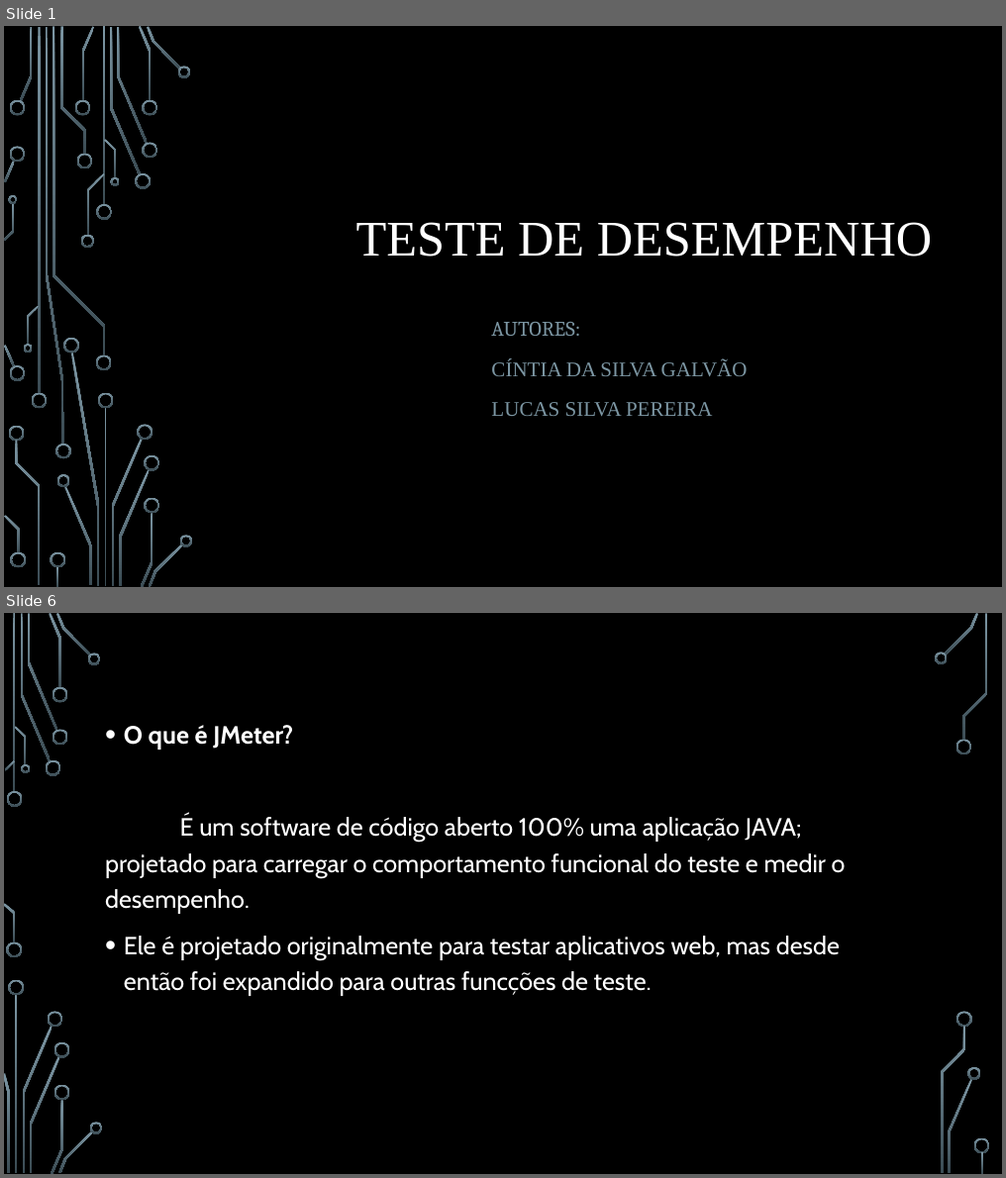
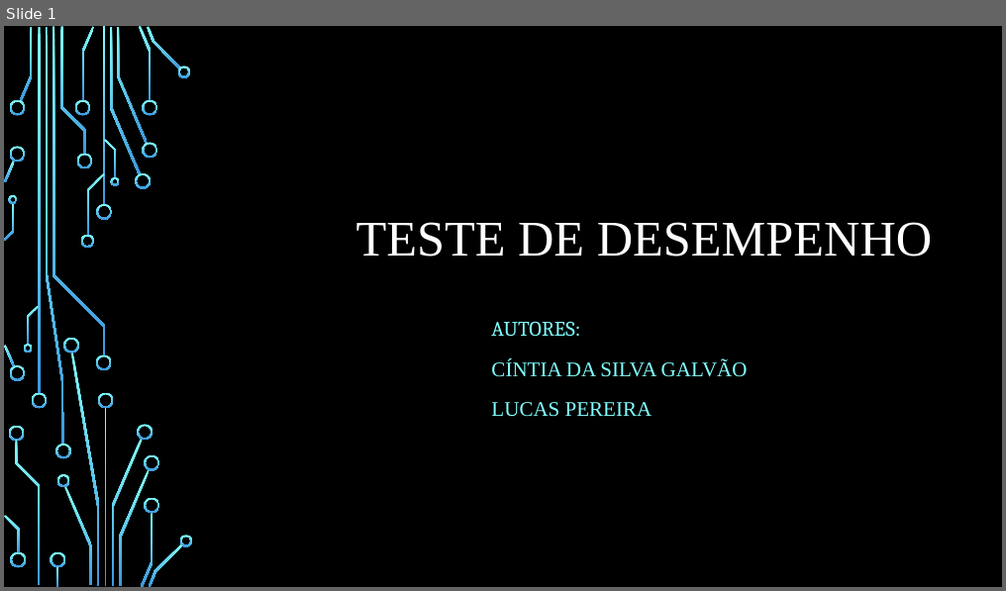
Before and after one commit to cintiags14/Meu-reposit-rio, a slide deck: FTT/Teste de desempenho.pptx. Shown one above the other, each under a label of ours: slides 1 and 6 before the commit, slide 1 after it; the slides between them are not shown. The pictures are 1006x1178 and 1006x591 pixels, drawn with LibreOffice and Linux fonts; fonts in the diff are those of the drawing; background and template pictures are left out. Boxes give left, top, right and bottom in pixels: in the first picture for what was removed or moved away, otherwise in the second. Text is boxed around its words. In the diff, an @@ line names an element or a change of style, - is before the commit and + after.

```diff
--- a/FTT/Teste de desempenho.pptx
+++ b/FTT/Teste de desempenho.pptx
@@ slide 6 removed at <box>4,613,1002,1174</box>, background picture (left out) @@
@@ text removed at <box>105,725,846,996</box> @@
-• O que é JMeter?
-É um software de código aberto 100% uma aplicação JAVA; projetado para carregar o comportamento funcional do teste e medir o desempenho.
-• Ele é projetado originalmente para testar aplicativos web, mas desde então foi expandido para outras funcções de teste.
@@ group removed at <box>4,613,990,1174</box>: 33 freeform shapes, 3 rectangles @@
@@ slide 1 changed as well @@
@@ fill gradient #7C96A3 to #3B4C54 to gradient #82FFFF to #3D97DE in 54 elements at <box>96,204,112,220</box>, <box>96,356,112,372</box>, <box>38,27,40,393</box>, <box>31,393,47,408</box>, <box>20,27,33,101</box>, <box>110,28,141,174</box>, <box>135,174,151,189</box>, <box>117,27,148,144</box>, <box>139,26,152,101</box>, <box>142,142,157,158</box>, <box>142,100,157,116</box>, <box>147,27,181,70</box>, <box>177,66,191,77</box>, <box>82,27,94,101</box>, <box>75,100,91,116</box>, <box>76,154,92,169</box>, <box>64,486,92,586</box>, <box>57,474,70,487</box>, <box>9,100,25,116</box>, <box>4,345,15,367</box>, <box>9,366,25,381</box>, <box>4,161,15,183</box>, <box>9,147,25,163</box>, <box>60,27,86,154</box>, <box>9,426,24,442</box>, <box>15,440,40,585</box>, <box>50,553,65,568</box>, <box>56,568,58,587</box>, <box>10,553,26,568</box>, <box>4,516,20,554</box>, <box>87,174,104,236</box>, <box>81,235,94,249</box>, <box>53,27,105,356</box>, <box>104,139,116,178</box>, <box>110,177,119,186</box>, <box>27,306,40,345</box>, <box>24,344,33,353</box>, <box>5,203,14,240</box>, <box>9,195,18,204</box>, <box>104,408,107,586</box>, <box>112,439,143,586</box>, <box>98,393,114,408</box>, <box>71,353,100,586</box>, <box>63,338,79,353</box>, <box>138,424,152,440</box>, <box>119,470,150,586</box>, <box>141,513,152,587</box>, <box>144,456,159,472</box>, <box>144,497,159,513</box>, <box>149,544,183,587</box>, <box>180,535,193,547</box>, <box>46,27,64,445</box>, <box>55,444,70,459</box>, <box>103,27,105,205</box> @@
@@ subtitle at <box>491,321,747,377</box>: text colour #7C96A3 to #82FFFF in "AUTORES:", "CÍNTIA DA SILVA GALVÃO" @@
@@ subtitle at <box>491,402,652,417</box>: text changed; text colour #7C96A3 to #82FFFF @@
-LUCAS SILVA PEREIRA
+LUCAS PEREIRA
```
Also in this commit, not shown: 1 slide added, 5 other slides removed, 3 other files.
